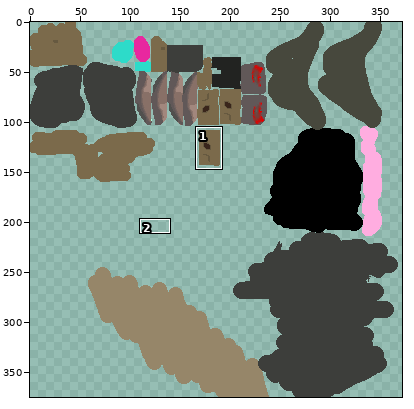
Sprite sheet -- Assets/Resources/Sprite/monster_texture.png. Above: a wide view before the commit, with the close-up outlined.
Close-up. Earlier state:
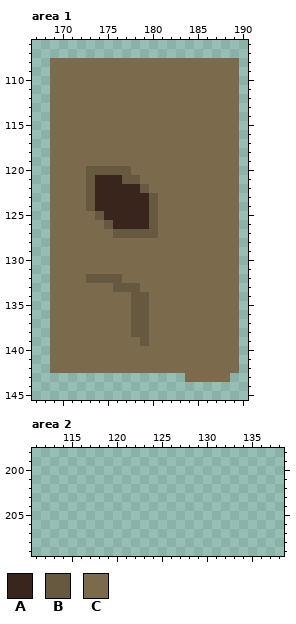
The file is 375x375 pixels. Colours within 5 levels of each other are drawn and written as one. Shown: area 1: x 167..190, y 106..145; area 2: x 111..138, y 198..209. The wide view leaves out empty margins. The commit also changed other parts of the picture, which this record leaves out.
Palette (. is transparent): A #39251b  B #665940  C #7b6a4b
Pixels before, area 1, first column x 169:
108 CCCCCCCCCCCCCCCCCCCCC
109 CCCCCCCCCCCCCCCCCCCCC
110 CCCCCCCCCCCCCCCCCCCCC
111 CCCCCCCCCCCCCCCCCCCCC
112 CCCCCCCCCCCCCCCCCCCCC
113 CCCCCCCCCCCCCCCCCCCCC
114 CCCCCCCCCCCCCCCCCCCCC
115 CCCCCCCCCCCCCCCCCCCCC
116 CCCCCCCCCCCCCCCCCCCCC
117 CCCCCCCCCCCCCCCCCCCCC
118 CCCCCCCCCCCCCCCCCCCCC
119 CCCCCCCCCCCCCCCCCCCCC
120 CCCCBBBBBCCCCCCCCCCCC
121 CCCCBAAABBCCCCCCCCCCC
122 CCCCBAAAAABCCCCCCCCCC
123 CCCCBAAAAAABCCCCCCCCC
124 CCCCBAAAAAABCCCCCCCCC
125 CCCCCBAAAAABCCCCCCCCC
126 CCCCCCBAAAABCCCCCCCCC
127 CCCCCCCBBBBBCCCCCCCCC
128 CCCCCCCCCCCCCCCCCCCCC
129 CCCCCCCCCCCCCCCCCCCCC
130 CCCCCCCCCCCCCCCCCCCCC
131 CCCCCCCCCCCCCCCCCCCCC
132 CCCCBBBBCCCCCCCCCCCCC
133 CCCCCCCBBBCCCCCCCCCCC
134 CCCCCCCCCBBCCCCCCCCCC
135 CCCCCCCCCBBCCCCCCCCCC
136 CCCCCCCCCBBCCCCCCCCCC
137 CCCCCCCCCBBCCCCCCCCCC
138 CCCCCCCCCBBCCCCCCCCCC
139 CCCCCCCCCCBCCCCCCCCCC
140 CCCCCCCCCCCCCCCCCCCCC
141 CCCCCCCCCCCCCCCCCCCCC
142 CCCCCCCCCCCCCCCCCCCCC
143 ...............CCCCC.
Now the later version:
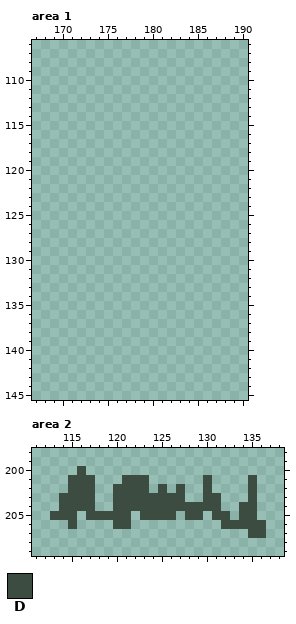
Colours new in this view: D #3c4c41
The edit:
Changed rows in their new state; - is an unchanged pixel.
Area 1:
first column x 169:
108 .....................
109 .....................
110 .....................
111 .....................
112 .....................
113 .....................
114 .....................
115 .....................
116 .....................
117 .....................
118 .....................
119 .....................
120 .....................
121 .....................
122 .....................
123 .....................
124 .....................
125 .....................
126 .....................
127 .....................
128 .....................
129 .....................
130 .....................
131 .....................
132 .....................
133 .....................
134 .....................
135 .....................
136 .....................
137 .....................
138 .....................
139 .....................
140 .....................
141 .....................
142 .....................
143 ---------------.....-
Area 2:
first column x 113:
200 ---D--------------------
201 --DDD---DDD------D----D-
202 --DDD--DDDD-D-D--D----D-
203 -DDDD--DDDDDDDD--DD---D-
204 -DDDD--DDDDDDDDDDDD--DD-
205 DDD-DDDDD-DDDD-DD-DD-DD-
206 --D----DD----------DDDDD
207 ----------------------DD
Pixel boxes of the changes (left, top, right, bottom) in both close-ups:
erased: (50, 58, 239, 382)
added: (50, 466, 266, 538)
